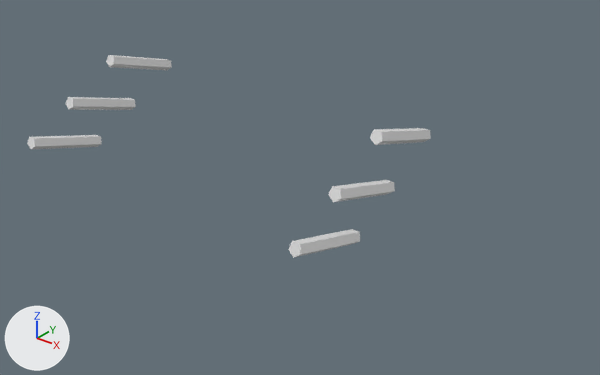
The Blender file src/anim_s.blend as it was, and as the next commit left it.
Camera for both pictures: a 50 mm camera at (3.84, -6.52, 4.1) aimed at (0.68, -2.57, 1.65). Lighting does not change. The marker at lower left points along +X, +Y and +Z.

The first picture shows 'l', 'r'.
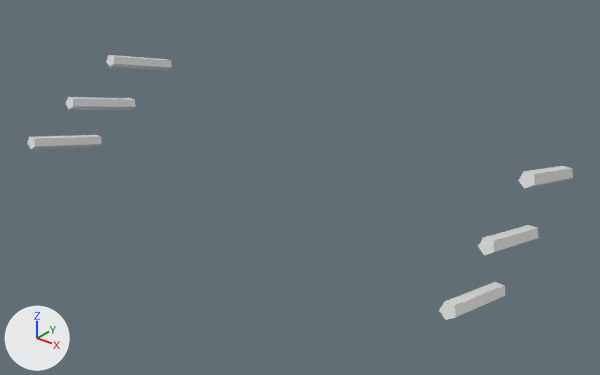
The newer file is also turned or shifted as a whole; pictures and numbers use the older file's frame.

Edits to the bpy script that builds the scene:
```text
Change ob_r:
    ob_r.location: (1.24, -3.013, 1.621) -> (2.23, -3.013, 1.621)
```

Boxes [x1, y1, x2, y2] around the edits, measured in the pictures (600 x 375 px):
'r', moved: before [288, 128, 431, 258]; after [439, 166, 573, 320]
